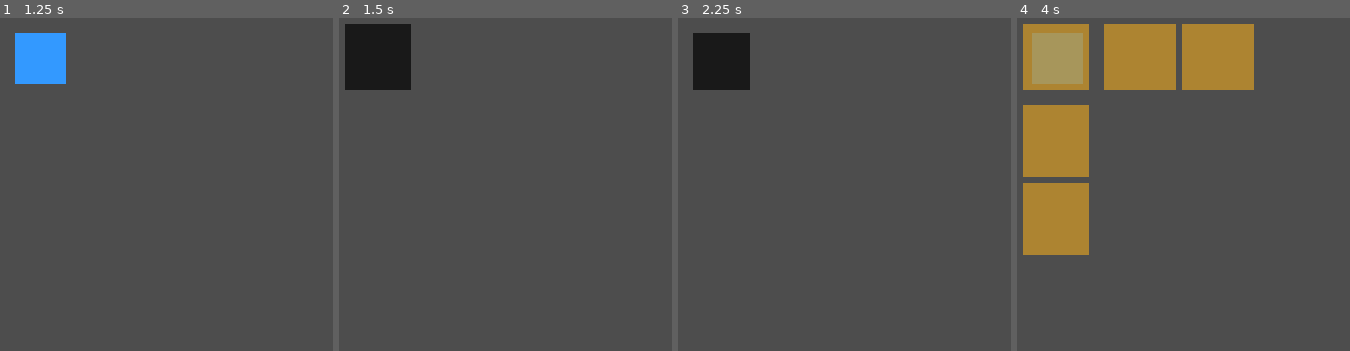
Above: before the commit, frames 1-4 (left to right).
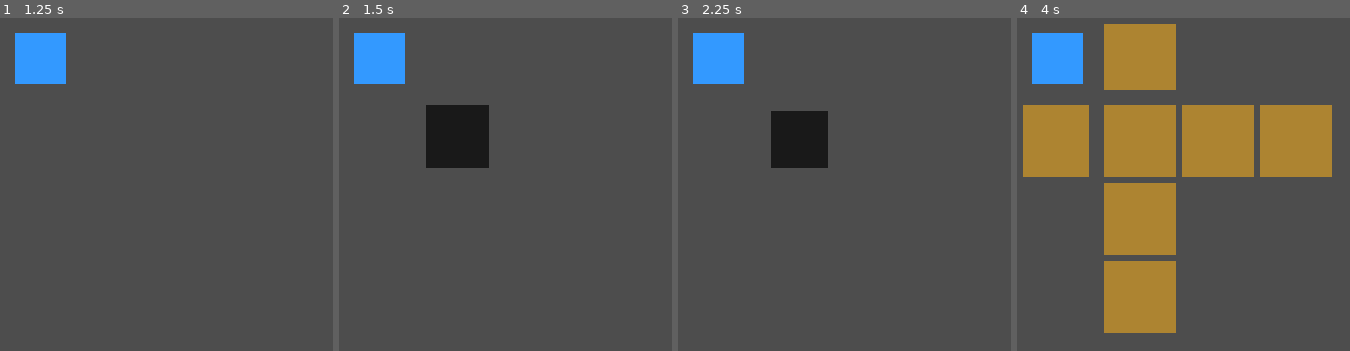
Above: after the commit, the same moments.

Repository: DaVideX12324/BitBomber
Game: Godot game, scene res://scenes/players/player.tscn
Two runs of this game, one before a commit and one after it. Both use one fixed random seed, a clock stepped at 60 frames per second and the inputs below. This scene is started directly instead of the project's main scene.
Inputs:
- Up to frame 1 (1.25 s): tap Enter at 0.5 s
- Up to frame 2 (1.5 s): tap Space at 1.25 s
- Up to frame 3 (2.25 s): tap Enter at 2 s
- Up to frame 4 (4 s): tap Space at 2.75 s; tap Enter at 3.5 s

Frame 1 is identical in both runs. In frame 2, 7.5% of the frame differs, in the area x 1-46%, y 1-46%; in frame 3, 5.9%; in frame 4, 36%, in the area x 1-95%, y 1-95%.

Commit message:
fix: bomba stawiana na tile gdzie gracz jest większością ciała

Diff:
--- a/scripts/player.gd
+++ b/scripts/player.gd
@@ -38,11 +38,8 @@
 var _frozen       : bool = false
 var _invincible   : bool = false
 
-## Kratki z postawionymi bombami przez TEGO gracza, przez które może jeszcze przejść
-## (dopóki nie wyjdzie z kratki — klasyczny Bomberman)
-var _passable_bombs : Dictionary = {}  # Vector2i -> Node (bomba)
-
-## Instancja AI
+var _passable_bombs : Dictionary = {}  # Vector2i -> Node
+
 var _ai : RefCounted = null
 
 signal died(player_id: int)
@@ -96,7 +93,6 @@
 	if GameManager.is_in_quiz():
 		return
 
-	# Gdy gracz wyszedł z kratki ze swoją bombą — blokujemy wejście z powrotem
 	_update_passable_bombs()
 
 	if _moving:
@@ -118,8 +114,6 @@
 	_handle_bomb_input()
 
 
-## Usuwa z _passable_bombs kratki, których gracz już opuścił.
-## Od tego momentu bomba na tej kratce blokuje wejście.
 func _update_passable_bombs() -> void:
 	var to_remove : Array[Vector2i] = []
 	for cell: Vector2i in _passable_bombs:
@@ -129,11 +123,9 @@
 		_passable_bombs.erase(cell)
 
 
-## Zwraca true jeśli dana kratka jest zablokowana przez bombę (dla TEGO gracza).
 func is_bomb_blocking(cell: Vector2i) -> bool:
 	if _passable_bombs.has(cell):
-		return false  # własna bomba, jeszcze na niej stoimy — przepuszczamy
-	# Sprawdź czy na kratce stoi jakaś bomba (dowolna)
+		return false
 	var map := _get_map_root()
 	for child in map.get_children():
 		if child.is_in_group("bomb"):
@@ -143,6 +135,13 @@
 			if b_cell == cell:
 				return true
 	return false
+
+
+## Tile na którym gracz jest większością ciała (na podstawie aktualnej pozycji piksela).
+func _closest_grid_pos() -> Vector2i:
+	return Vector2i(
+		int(roundi(global_position.x / GRID_SIZE)),
+		int(roundi(global_position.y / GRID_SIZE)))
 
 
 # ---------------------------------------------------------------------------
@@ -199,13 +198,9 @@
 		return
 
 	var target_grid : Vector2i = _grid_pos + dir
-
-	# Kolizja ze ścianami/mapą
 	var collision := move_and_collide(_grid_to_pixel(target_grid) - global_position, true)
 	if collision:
 		return
-
-	# Kolizja z bombą
 	if is_bomb_blocking(target_grid):
 		return
 
@@ -228,17 +223,25 @@
 func _place_bomb() -> void:
 	if _active_bombs >= max_bombs:
 		return
+
+	# Użyj tile na którym gracz faktycznie stoi (zaokrąglenie po pixelu),
+	# nie _grid_pos który może wskazywać cel animacji.
+	var bomb_cell : Vector2i = _closest_grid_pos()
+
+	# Nie stawiaj jeśli na tej kratce już jest bomba
+	if is_bomb_blocking(bomb_cell):
+		return
+
 	var bomb := BOMB_SCENE.instantiate()
-	bomb.global_position = _grid_to_pixel(_grid_pos)
+	bomb.global_position = _grid_to_pixel(bomb_cell)
 	bomb.explosion_range = bomb_range
 	bomb.owner_player    = self
 	bomb.exploded.connect(_on_bomb_exploded)
 	var map_root := _get_map_root()
 	map_root.add_child(bomb)
 	_active_bombs += 1
-	# Zapamiętaj że ta kratka jest tymczasowo przeźroczysta dla nas
-	_passable_bombs[_grid_pos] = bomb
-	bomb_placed.emit(_grid_pos, self)
+	_passable_bombs[bomb_cell] = bomb
+	bomb_placed.emit(bomb_cell, self)
 
 
 func _on_bomb_exploded() -> void:
